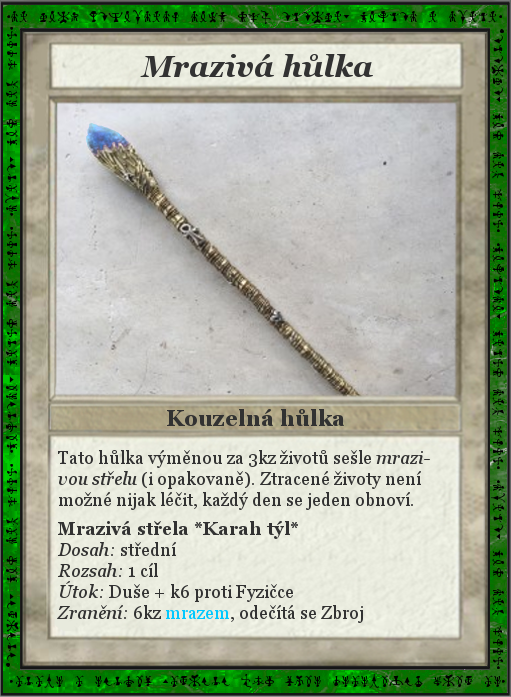
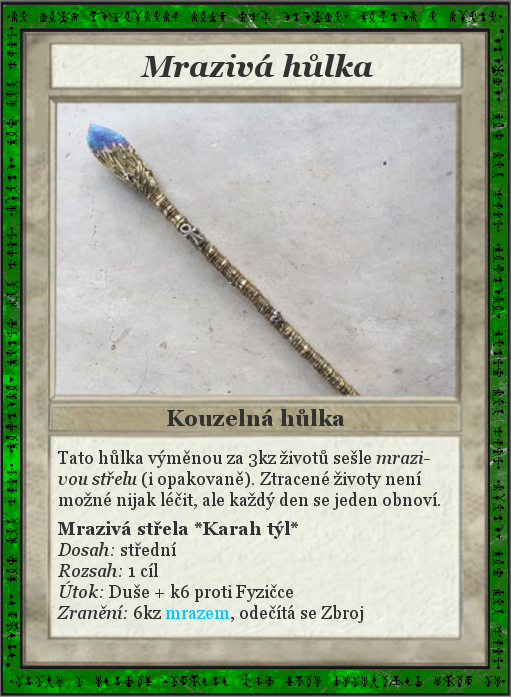
The second (511, 697) image is a revision of the first. Changes to its layers:
painted on "Tato hůlka výměnou za 3kz živo..." over [203,492,440,510]
